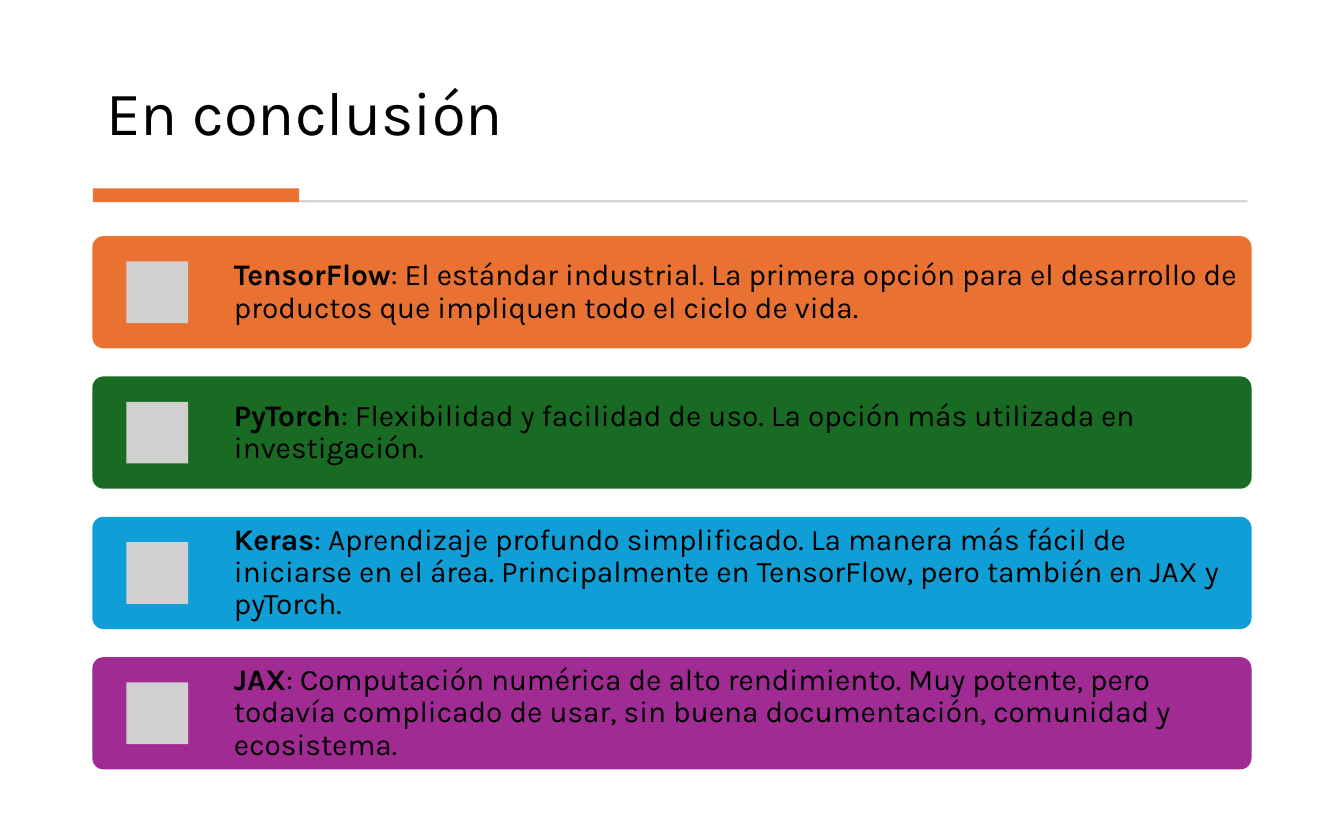
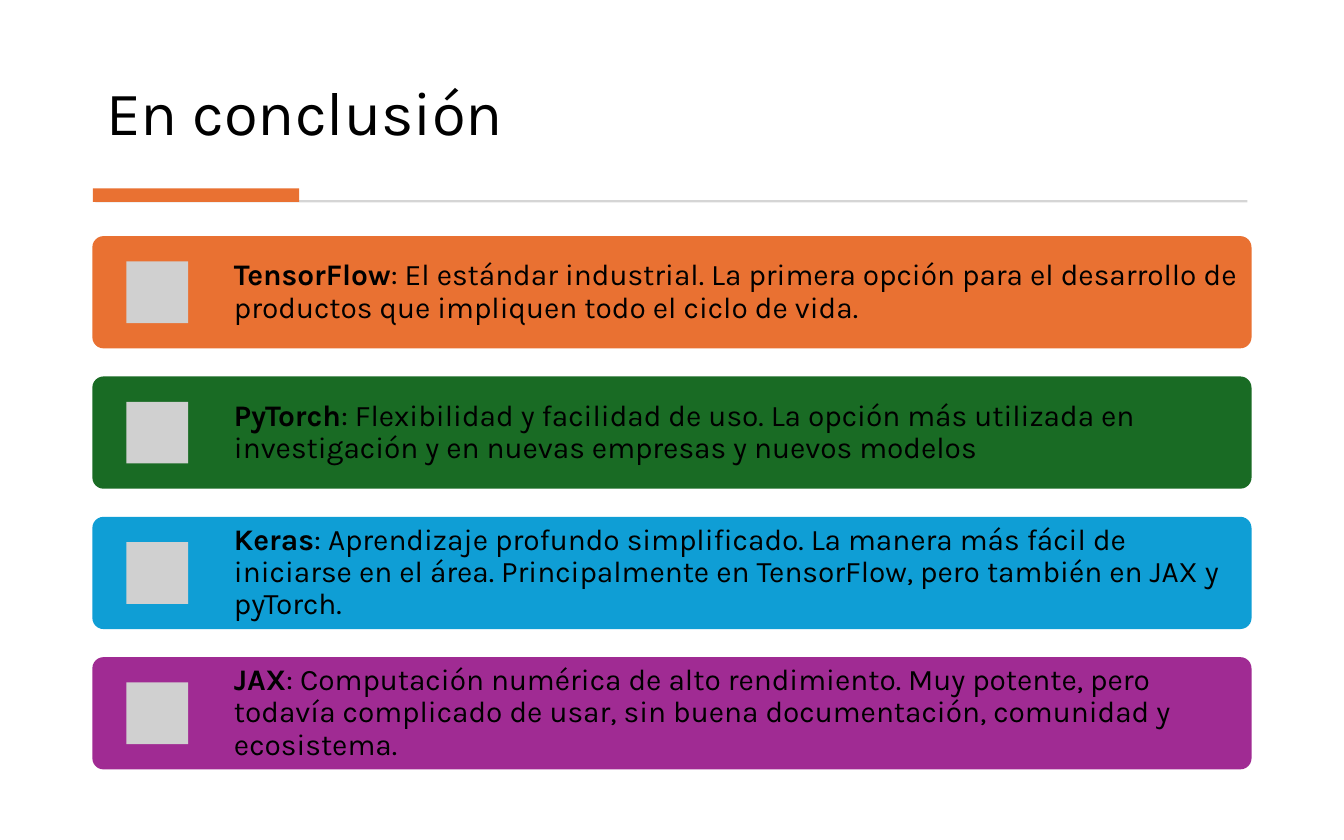
Before and after one commit to mcd-unison/aaa-curso, a slide deck: slide 24 of slides/diferenciacion-aut.pptx (slide 23 before the commit). Drawn at 1344x840 pixels with LibreOffice and Linux fonts; fonts in the diff are those of the drawing; grey boxes stand for pictures. Boxes give left, top, right and bottom in pixels: in the first picture for what was removed or moved away, otherwise in the second. Text is boxed around its words. In the diff, an @@ line names an element or a change of style, - is before the commit and + after.

```diff
--- a/slides/diferenciacion-aut.pptx
+++ b/slides/diferenciacion-aut.pptx
@@ text at (x1=234, y1=403, x2=1134, y2=465): text changed @@
-PyTorch: Flexibilidad y facilidad de uso. La opción más utilizada en investigación.
+PyTorch: Flexibilidad y facilidad de uso. La opción más utilizada en investigación y en nuevas empresas y nuevos modelos
```
Also in this commit, not shown: 1 other slide changed, 1 slide added, 2 other files.
